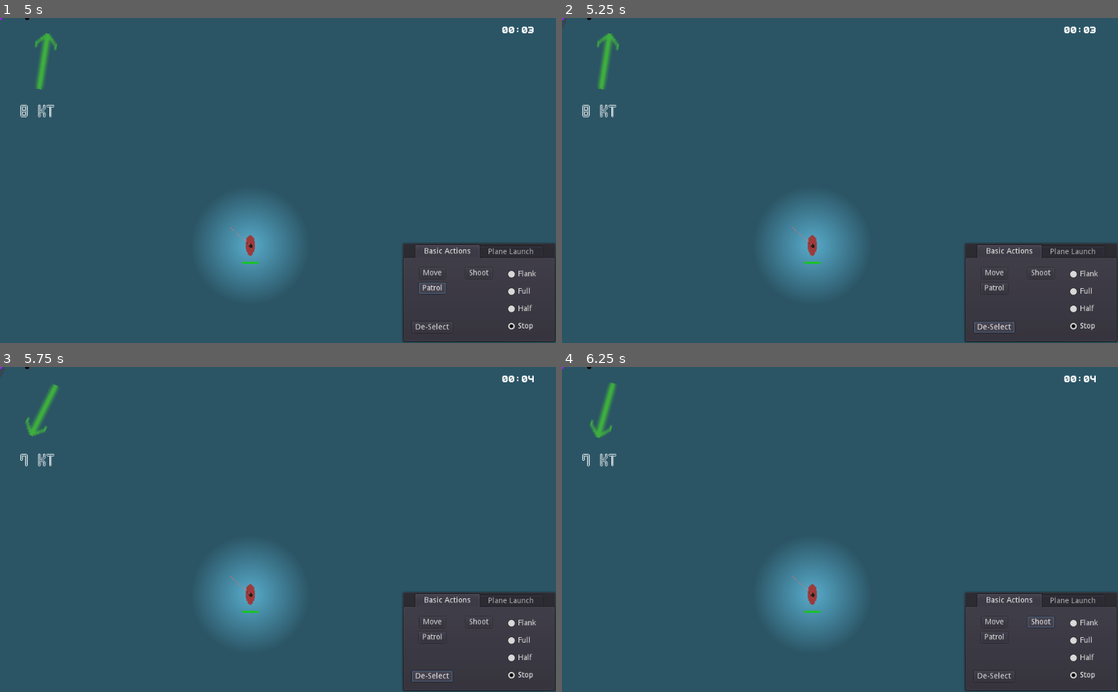
Above: before the commit, frames 1-4 (two rows, left to right).
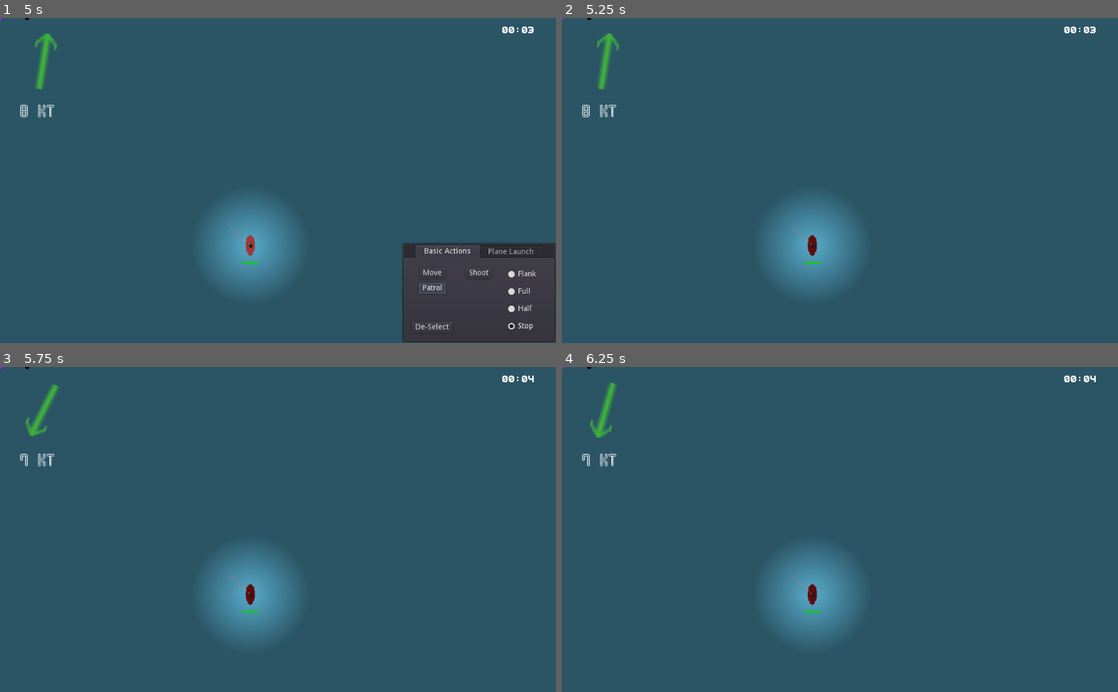
Above: after the commit, the same moments.

Repository: peter-shaw-benson/naval-game
Game: Godot game, scene res://gui/MainMenu.tscn
Two runs of this game, one before a commit and one after it. Both use one fixed random seed, a clock stepped at 60 frames per second and the inputs below.
Inputs (mouse positions are in pixels of both pictures, inside the frame that each line leads up to):
- Up to frame 1 (5 s): click "Start Game" at 0.5 s; click "Start Game" at 1.25 s; tap Enter at 2 s; drag from (55, 112) to (278, 203) at 2.02 s; drag from (278, 203) to (250, 245) at 2.77 s; click "Move" at 3.5 s; click "Patrol" at 4.25 s
- Up to frame 2 (5.25 s): click "De-Select" at 5 s
- Up to frame 3 (5.75 s): no input
- Up to frame 4 (6.25 s): click (1040, 620) at 5.75 s, where only the run before the commit has a clickable "Shoot"

Frame 1 is identical in both runs. In frame 2, 8.5% of the frame differs, in the area x 44-100%, y 66-100%; in frame 3, 8.5%; in frame 4, 8.5%.

Commit message:
selection UI works great now

Diff:
--- a/Game Map/Map 2.gd
+++ b/Game Map/Map 2.gd
@@ -253,14 +253,14 @@
 
 func _input(event):
 
-	if Input.is_action_pressed("pause_menu"):
+	if event.is_action_pressed("pause_menu"):
 		if not paused:
 			# make sure the pause menu is above everything else
 			get_node("CanvasLayer/PauseMenu").raise()
 
 			handle_pause()
 
-	elif Input.is_action_pressed("pause_game"):
+	elif event.is_action_pressed("pause_game"):
 		print("spacebar pressed")
 		# Spacebar
 		if not paused:
@@ -269,10 +269,10 @@
 			unpause()
 
 	# Selection Groups
-	if Input.is_action_pressed("command"):
+	if event.is_action_pressed("command"):
 		creating_new_group = true
 
-	elif Input.is_action_just_released("command"):
+	elif event.is_action_released("command"):
 		creating_new_group = false
 
 	if event is InputEventKey and event.pressed:
--- a/Game Map/SelectionBox.gd
+++ b/Game Map/SelectionBox.gd
@@ -257,9 +257,10 @@
 
 	ship_index = selected_ships.find(ship)
 
-	# this line here is not good at all lmao
-	self.selected.remove(ship_index)
-	self.selected_ships.remove(ship_index)
+	if ship_index >= 0:
+		# this line here is not good at all lmao
+		self.selected.remove(ship_index)
+		self.selected_ships.remove(ship_index)
 
 func get_average_ship_position():
 	var average_position = Vector2(0,0)
--- a/Ships2/CombatUnit.gd
+++ b/Ships2/CombatUnit.gd
@@ -364,7 +364,7 @@
 
 			#print("ship current target: ", current_target)
 
-func handle_ship_inputs():
+func handle_ship_inputs_old():
 
 	#print("handling ship input")
 
@@ -418,6 +418,63 @@
 
 
 	elif Input.is_action_pressed("cancel"):
+		last_button = ""
+
+func handle_ship_inputs(event):
+
+	if event.is_action_pressed("patrol"):
+		last_button = "patrol"
+
+	if event.is_action_pressed("move"):
+		last_button = "move"
+
+		#print("patrolling")
+
+	elif event.is_action_pressed("flank speed"):
+		last_button = "flank"
+
+		#print("changing to flank speed")
+
+		# set speed to be higher here
+		set_current_speed_mode("flank")
+		calc_current_speed()
+
+	elif event.is_action_pressed("half speed"):
+		last_button = "half"
+
+		#print("changing to half speed")
+
+		# set speed to be half here
+		set_current_speed_mode("half")
+		calc_current_speed()
+
+	elif event.is_action_pressed("full ahead"):
+		last_button = "full"
+
+		#print("changing to full speed")
+
+		# set speed to be full here
+		set_current_speed_mode("full")
+		calc_current_speed()
+
+	elif event.is_action_pressed("stop"):
+
+		#print("stopping")
+
+		set_current_speed_mode("stopped")
+		calc_current_speed()
+		self.current_target = self.global_position
+		self.target_array = []
+
+
+	## COMBAT
+	elif event.is_action_pressed("shoot"):
+		#print("shooting turrets")
+		if selected and combat_enabled:
+			self.shoot_turrets()
+
+
+	elif event.is_action_pressed("cancel"):
 		last_button = ""
 
 
--- a/Ships2/Plane Launchers/Carrier.gd
+++ b/Ships2/Plane Launchers/Carrier.gd
@@ -114,11 +114,16 @@
 
 	#self.stop_moving()
 
-func carrier_inputs():
-	handle_ship_inputs()
+func _input(event):
+	if selected:
+		#print(event)
+		carrier_inputs(event)
+
+func carrier_inputs(event):
+	handle_ship_inputs(event)
 
 	## Airbase Things
-	if Input.is_action_pressed("scout"):
+	if event.is_action_pressed("scout"):
 		last_button = "scout"
 
 		# show the Scouting Triangle
@@ -128,20 +133,15 @@
 	else:
 		get_node("ScoutPlaneTriangle").visible = false
 
-		if Input.is_action_pressed("strike"):
+		if event.is_action_pressed("strike"):
 			last_button = "strike"
-		elif Input.is_action_pressed("bomb"):
+		elif event.is_action_pressed("bomb"):
 			last_button = "bomb"
-		elif Input.is_action_pressed("fighter"):
+		elif event.is_action_pressed("fighter"):
 			last_button = "CAP"
 
 	if Input.is_action_pressed("stop_launch"):
 		self.stop_launching()
-
-
-# change this (hardcode) for now.
-# change arrow to the ship type later
-
 
 
 
@@ -213,7 +213,6 @@
 	## find overlapping bodies to spot
 	scan_detection_radius()
 
-	carrier_inputs()
 
 	#align_turrets()
 
--- a/Ships2/ShipScene.gd
+++ b/Ships2/ShipScene.gd
@@ -28,7 +28,7 @@
 func _input(event):
 	if selected:
 		#print(event)
-		handle_ship_inputs()
+		handle_ship_inputs(event)
 
 # change this (hardcode) for now.
 # change arrow to the ship type later
@@ -111,7 +111,4 @@
 
 	#align_turrets()
 
-	if selected:
-		handle_ship_inputs()
-
 	update_healthbar()
--- a/gui/SquadSelected.gd
+++ b/gui/SquadSelected.gd
@@ -13,36 +13,33 @@
 	get_node("ShipSelected/Basic Actions/HBoxContainer/SpeedModes/StopButton").pressed = true
 
 func _on_MoveButton_pressed():
-	#Input.action_press("")
-	pass # Replace with function body.
-
+	var move_event = InputEventAction.new()
+	move_event.action = "move"
+	move_event.pressed = true
+	Input.parse_input_event(move_event)
 
 func _on_PatrolButton_pressed():
 	var patrol_event = InputEventAction.new()
 	patrol_event.action = "patrol"
 	patrol_event.pressed = true
 	Input.parse_input_event(patrol_event)
-#
-#	patrol_event.pressed = false
-#	Input.parse_input_event(patrol_event)
-	pass # Replace with function body.
-
 
 func _on_DeselectButton_pressed():
-	var new_deselect_event = InputEventMouseButton.new()
-	new_deselect_event.position = Vector2(-10000, -10000)
 
-	new_deselect_event.pressed = true
-	Input.parse_input_event(new_deselect_event)
+	for s in selected_ships:
+		s.deselect()
 
 
 func set_selected_ships(new_ship_list):
 	self.selected_ships = new_ship_list
 
 func _on_ShootButton_pressed():
-	Input.action_press("shoot")
-	pass # Replace with function body.
+	#Input.action_press("shoot")
 
+	var shoot_event = InputEventAction.new()
+	shoot_event.action = "shoot"
+	shoot_event.pressed = true
+	Input.parse_input_event(shoot_event)
 
 ## SPEED BUTTONS
 func _on_FlankButton_pressed():
@@ -50,56 +47,24 @@
 	speed_event.action = "flank speed"
 	speed_event.pressed = true
 	Input.parse_input_event(speed_event)
-#
-#	speed_event.pressed = false
-#	Input.parse_input_event(speed_event)
-
-	print("pressed flank button")
-	#Input.action_press("flank speed")
-	pass # Replace with function body.
-
 
 func _on_FullButton_pressed():
 	var full_event = InputEventAction.new()
 	full_event.action = "full ahead"
 	full_event.pressed = true
 	Input.parse_input_event(full_event)
-#
-#	full_event.pressed = false
-#	Input.parse_input_event(full_event)
-
-	print("pressed full button")
-
-	pass # Replace with function body.
-
 
 func _on_HalfButton_pressed():
 	var half_event = InputEventAction.new()
 	half_event.action = "half speed"
 	half_event.pressed = true
 	Input.parse_input_event(half_event)
-#
-#	half_event.pressed = false
-#	Input.parse_input_event(half_event)
-
-	print("pressed half button")
-
-	pass # Replace with function body.
-
 
 func _on_StopButton_pressed():
 	var stop_event = InputEventAction.new()
 	stop_event.action = "stop"
 	stop_event.pressed = true
 	Input.parse_input_event(stop_event)
-#
-#	stop_event.pressed = false
-#	Input.parse_input_event(stop_event)
-
-	print("pressed stop button")
-
-	pass # Replace with function body.
-
 
 ## CARRIER SHIT
 func set_carrier_present(new_status):
--- a/project.godot
+++ b/project.godot
@@ -326,6 +326,11 @@
 "events": [ Object(InputEventKey,"resource_local_to_scene":false,"resource_name":"","device":0,"alt":false,"shift":false,"control":false,"meta":false,"command":false,"pressed":false,"scancode":0,"physical_scancode":16777239,"unicode":0,"echo":false,"script":null)
  ]
 }
+move={
+"deadzone": 0.5,
+"events": [ Object(InputEventKey,"resource_local_to_scene":false,"resource_name":"","device":0,"alt":false,"shift":false,"control":false,"meta":false,"command":false,"pressed":false,"scancode":0,"physical_scancode":77,"unicode":0,"echo":false,"script":null)
+ ]
+}
 
 [layer_names]
 
